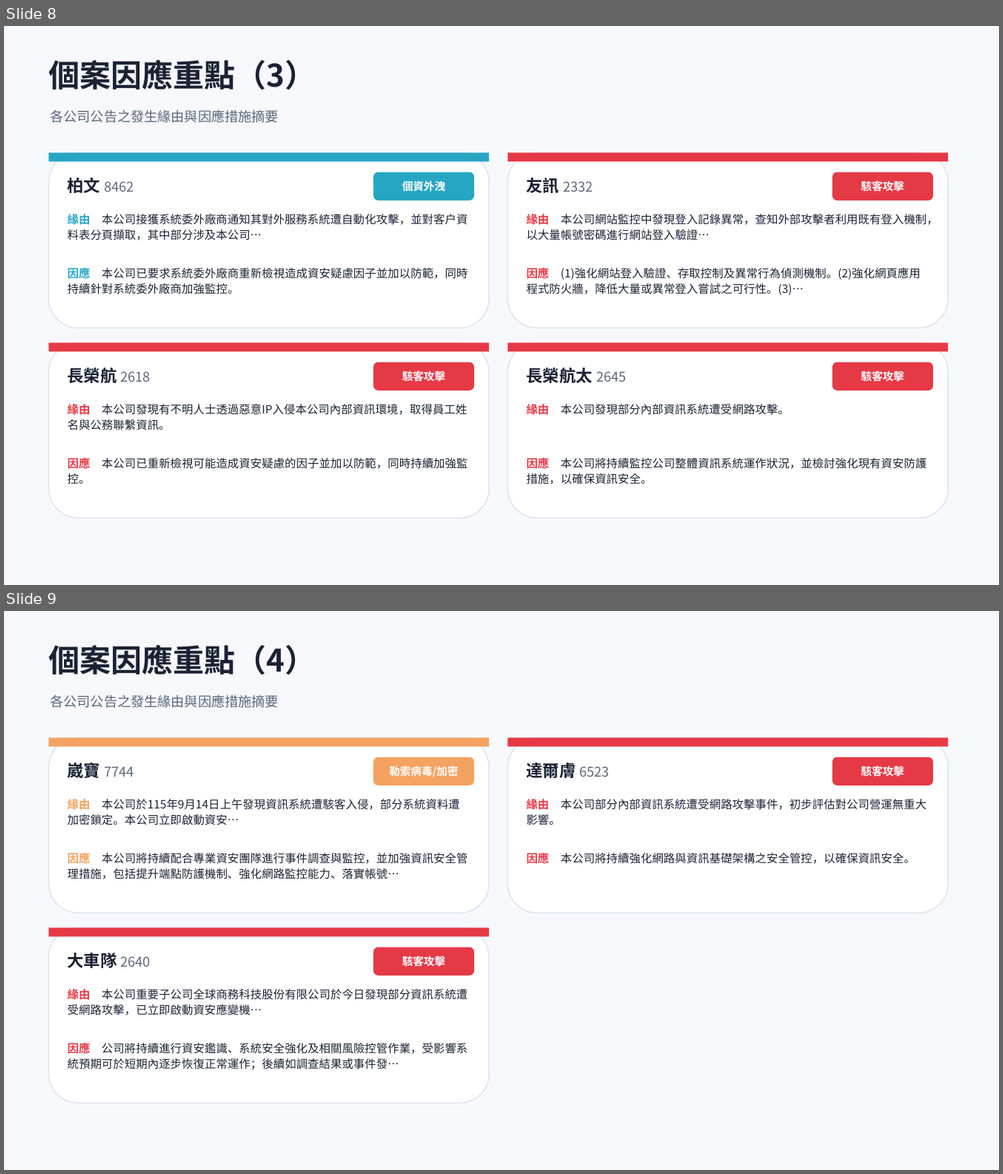
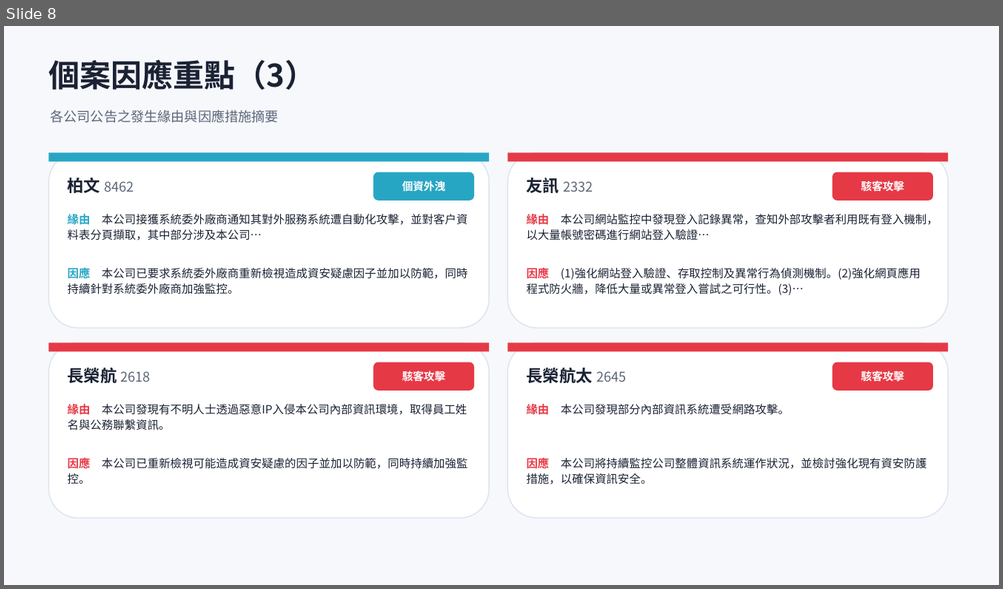
Before and after one commit to Johnnylin77/mops-isec-monitor, a slide deck: 資安事件因應分析.pptx. Shown one above the other, each under a label of ours: slides 8 and 9 before the commit, slide 8 after it. The pictures are 1003x1174 and 1003x589 pixels, drawn with LibreOffice and Linux fonts; fonts in the diff are those of the drawing. Boxes give left, top, right and bottom in pixels: in the first picture for what was removed or moved away, otherwise in the second. Text is boxed around its words. In the diff, an @@ line names an element or a change of style, - is before the commit and + after.

```diff
--- a/資安事件因應分析.pptx
+++ b/資安事件因應分析.pptx
@@ slide 9 removed at <box>4,611,999,1170</box>, background #FFFFFF @@
@@ rectangle removed at <box>4,611,999,1170</box> @@
@@ text removed at <box>48,645,316,675</box> @@
-個案因應重點（4）
@@ text removed at <box>50,695,279,708</box> @@
-各公司公告之發生緣由與因應措施摘要
@@ rounded rectangle removed at <box>48,738,489,913</box> @@
@@ rectangle removed at <box>48,738,489,747</box> @@
@@ rounded rectangle removed at <box>508,738,948,913</box> @@
@@ rectangle removed at <box>508,738,948,747</box> @@
@@ text removed at <box>68,760,134,781</box> @@
-崴寶 7744
@@ rounded rectangle removed at <box>373,758,474,786</box> @@
@@ text removed at <box>389,766,458,777</box> @@
-勒索病毒/加密
@@ text removed at <box>526,760,609,781</box> @@
-達爾膚 6523
@@ rounded rectangle removed at <box>832,758,933,786</box> @@
@@ text removed at <box>861,765,904,779</box> @@
-駭客攻擊
@@ text removed at <box>68,799,460,826</box> @@
-緣由 本公司於115年9月14日上午發現資訊系統遭駭客入侵，部分系統資料遭加密鎖定。本公司立即啟動資安…
@@ text removed at <box>526,799,926,826</box> @@
-緣由 本公司部分內部資訊系統遭受網路攻擊事件，初步評估對公司營運無重大影響。
@@ text removed at <box>68,851,468,880</box> @@
-因應 本公司將持續配合專業資安團隊進行事件調查與監控，並加強資訊安全管理措施，包括提升端點防護機制、強化網路監控能力、落實帳號…
@@ text removed at <box>526,851,915,866</box> @@
-因應 本公司將持續強化網路與資訊基礎架構之安全管控，以確保資訊安全。
@@ rounded rectangle removed at <box>48,928,489,1103</box> @@
@@ rectangle removed at <box>48,928,489,937</box> @@
@@ text removed at <box>68,953,151,968</box> @@
-大車隊 2640
@@ rounded rectangle removed at <box>373,948,474,976</box> @@
@@ text removed at <box>402,956,445,966</box> @@
-駭客攻擊
@@ text removed at <box>68,989,467,1016</box> @@
-緣由 本公司重要子公司全球商務科技股份有限公司於今日發現部分資訊系統遭受網路攻擊，已立即啟動資安應變機…
@@ text removed at <box>68,1042,467,1071</box> @@
-因應 公司將持續進行資安鑑識、系統安全強化及相關風險控管作業，受影響系統預期可於短期內逐步恢復正常運作；後續如調查結果或事件發…
```
Also in this commit, not shown: 4 slides changed, 2 other files.
